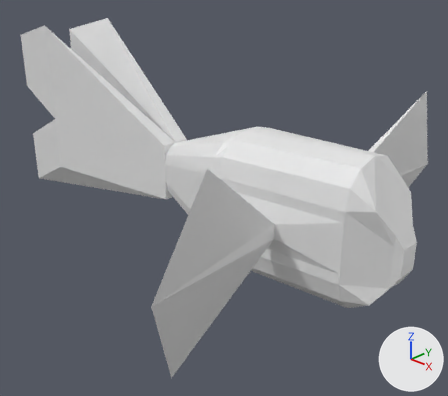
An edit to the Blender file Unity/Sunken Riches/Assets/Resources/Models/fish3.blend, drawn before and after from the same camera.
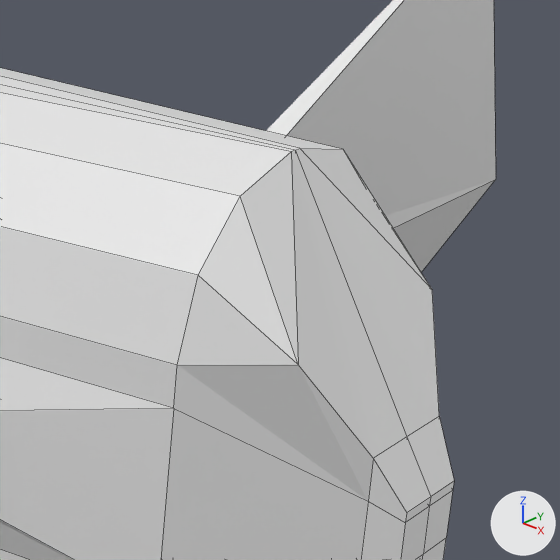
Each version appears first whole from a 50 mm camera at (4.38, -6.08, 3.47) aimed at (-1.75, 0.25, -0.33), and next in a close-up on the part from 67% to 99% of the width and 30% to 66% of the height. The lights are fixed; the arrows at lower right show +X, +Y and +Z. The close-ups show mesh edges as thin lines.
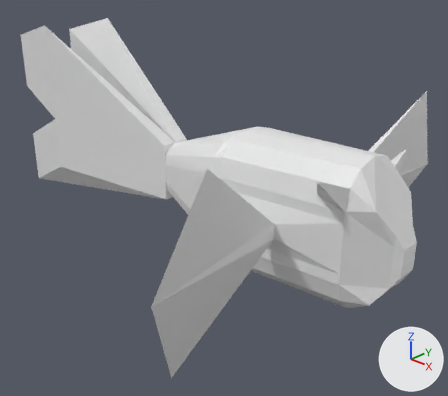
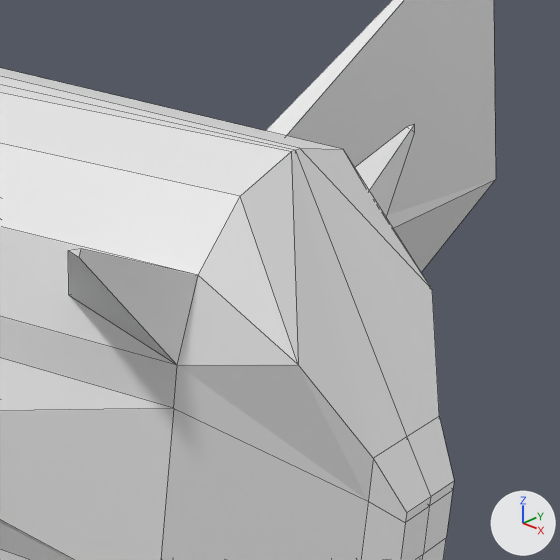
Where the change shows, as pixel boxes [x1, y1, x2, y2] in the close-ups (560 x 560 px):
part 1 of me_cube, built on
    after: [355, 125, 415, 217]
part 2 of me_cube, built on
    both: [0, 227, 198, 365]

The edits, one by one:
me_cube has 169 vertices, 168 faces and spans x -6.04..1.49, y -2.84..2.84, z -1.83..2.04.
me_cube is used by ob_cube; location (0.0, 0.0, 0.0).
Verts and faces of me_cube; kept vertices keep their numbers, new ones are numbered from 169.
Before the commit, vertices of me_cube: 58 (0.92, 0.55, 0.55), 61 (0.92, 0.48, 0.81), 64 (-1.0, 0.64, 0.47), 66 (-1.0, 0.57, 0.74).
Before the commit, vertices of me_cube: 131 (0.92, -0.55, 0.55) at pixel (177, 365), 134 (0.92, -0.48, 0.81) at pixel (198, 275), 137 (-1.0, -0.64, 0.47), 139 (-1.0, -0.57, 0.74).
Part 1, on me_cube:
Faces deleted: (58, 64, 66, 61).
New vertex 169 is at (0.67, 0.53, 0.67).
New vertex 170 is at (0.86, 0.87, 0.9), pixel (414, 132).
New vertex 171 is at (0.86, 0.86, 0.93), pixel (414, 124).
New vertex 172 is at (0.83, 0.87, 0.91), pixel (406, 126).
New faces: (58, 64, 66, 61, 169), (170, 172, 171), (58, 169, 172, 170), (61, 171, 172, 169), (58, 170, 171, 61).
Part 2, on me_cube:
Faces deleted: (131, 134, 139, 137).
New vertex 173 is at (0.51, -0.54, 0.65), pixel (68, 295).
New vertex 174 is at (0.82, -0.94, 0.97), pixel (79, 257).
New vertex 175 is at (0.82, -0.93, 1.0), pixel (81, 248).
New vertex 176 is at (0.78, -0.93, 0.98), pixel (68, 250).
New faces: (131, 173, 134, 139, 137), (174, 175, 176), (131, 174, 176, 173), (134, 173, 176, 175), (131, 134, 175, 174).
